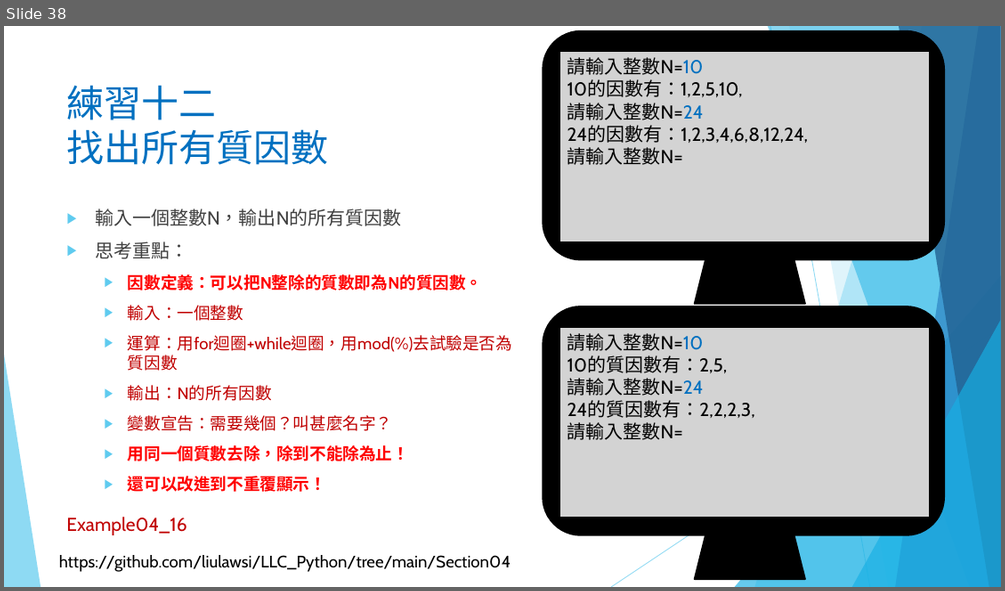
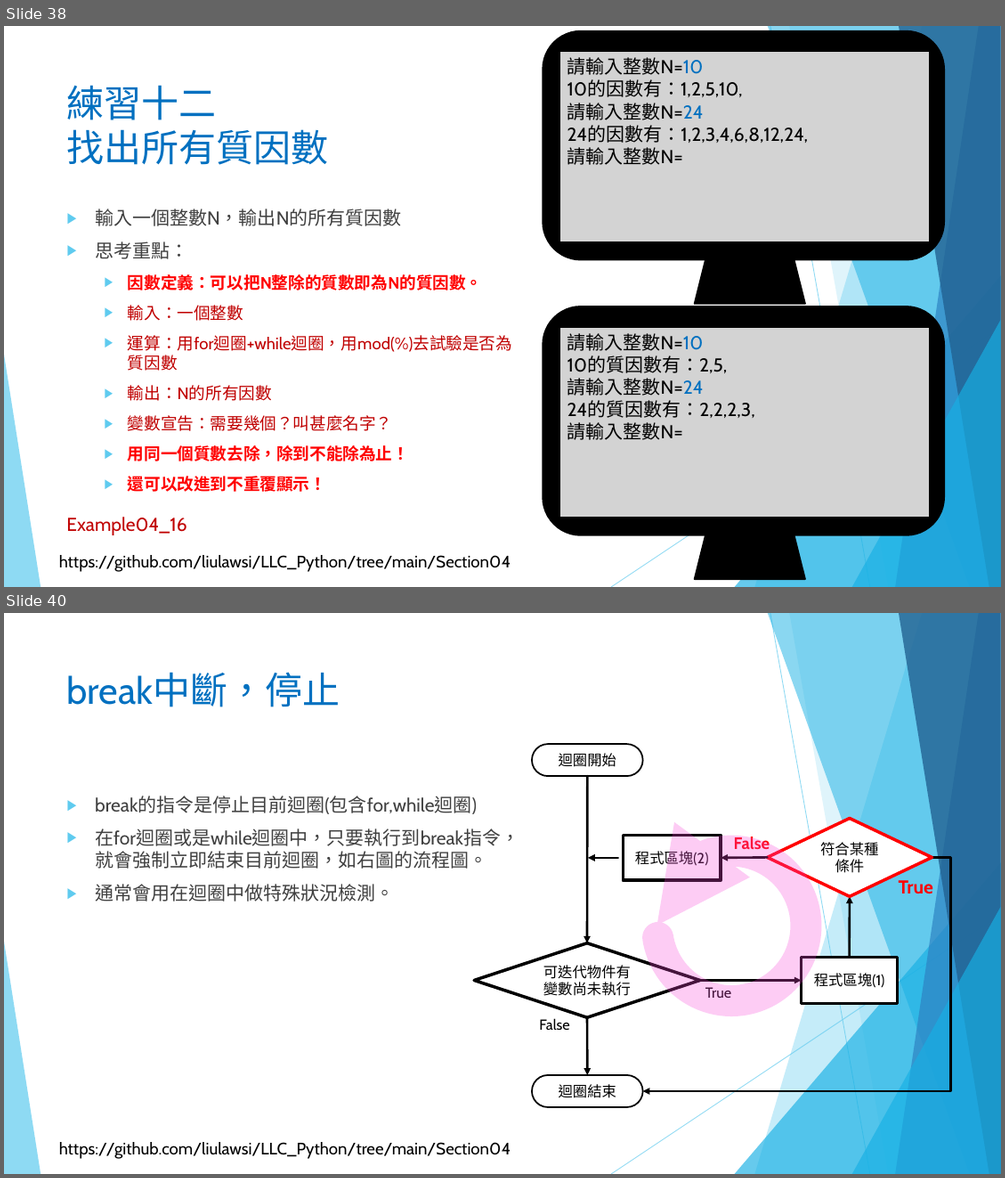
Before and after one commit to liulawsi/My_PPTs, a slide deck: LCC/Python/04_迴圈大法.pptx. Shown one above the other, each under a label of ours: slide 38 before the commit, slides 38 and 40 after it; the slides between them are not shown. The pictures are 1005x591 and 1005x1178 pixels, drawn with LibreOffice and Linux fonts; fonts in the diff are those of the drawing; background and template pictures are left out. Boxes give left, top, right and bottom in pixels: in the first picture for what was removed or moved away, otherwise in the second. Text is boxed around its words. In the diff, an @@ line names an element or a change of style, - is before the commit and + after.

```diff
--- a/LCC/Python/04_迴圈大法.pptx
+++ b/LCC/Python/04_迴圈大法.pptx
@@ slide 40 added at (4, 613, 1001, 1174), background #FFFFFF; not listed: 11 template elements that a slide beside it also shows @@
@@ title added at (67, 673, 340, 707), 36 pt, text #0070C0 @@
+break中斷，停止
@@ rounded rectangle added at (532, 744, 643, 776), fill #FFFFFF, outline #000000 1.5 pt, 14 pt, text #000000 @@
+迴圈開始
@@ text added at (95, 795, 519, 901), 18 pt, text #404040 @@
+▶ break的指令是停止目前迴圈(包含for,while迴圈)
+▶ 在for迴圈或是while迴圈中，只要執行到break指令，就會強制立即結束目前迴圈，如右圖的流程圖。
+▶ 通常會用在迴圈中做特殊狀況檢測。
@@ arrow added from (587, 776) to (587, 943), #000000 2.25 pt @@
@@ diamond added at (768, 818, 932, 896), fill #FFFFFF, outline #FF0000 3 pt, 14 pt, text #000000 @@
+符合某種條件
@@ rectangle added at (623, 835, 721, 880), fill #FFFFFF, outline #000000 3 pt, 14 pt, text #000000 @@
+程式區塊(2)
@@ arc (boxed as its full ellipse) added at (657, 851, 806, 1000), outline #F84ADB 30 pt @@
@@ text added at (734, 835, 770, 849), 16 pt, text #FF0000, bold @@
+False
@@ arrow added from (618, 858) to (588, 858), #000000 2.25 pt @@
@@ elbow arrow added from (932, 858) to (643, 1091), #000000 2.25 pt @@
@@ arrow added from (768, 858) to (721, 858), #000000 2.25 pt @@
@@ arrow added from (849, 957) to (850, 896), #000000 2.25 pt @@
@@ text added at (898, 880, 933, 893), 18 pt, text #FF0000, bold @@
+True
@@ diamond added at (474, 943, 700, 1017), fill #FFFFFF, outline #000000 3 pt, 14 pt, text #000000 @@
+可迭代物件有變數尚未執行
@@ rectangle added at (801, 957, 897, 1004), fill #FFFFFF, outline #000000 3 pt, 14 pt, text #000000 @@
+程式區塊(1)
@@ arrow added from (700, 981) to (801, 981), #000000 2.25 pt @@
@@ text added at (705, 987, 731, 997), 14 pt, text #000000 @@
+True
@@ text added at (539, 1018, 569, 1030), 14 pt, text #000000 @@
+False
@@ arrow added from (587, 1018) to (587, 1075), #000000 2.25 pt @@
@@ rounded rectangle added at (532, 1075, 643, 1107), fill #FFFFFF, outline #000000 1.5 pt, 14 pt, text #000000 @@
+迴圈結束
```
Also in this commit, not shown: 1 slide changed, 5 other slides added, 9 other files.
